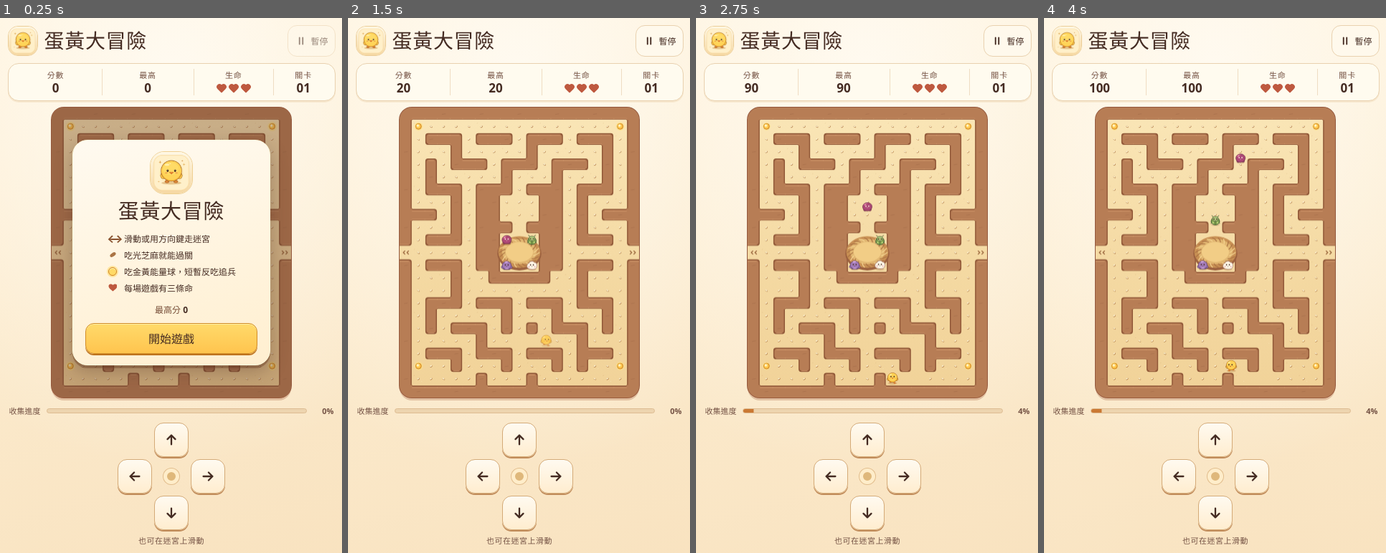
Above: before the commit, frames 1-4 (left to right).
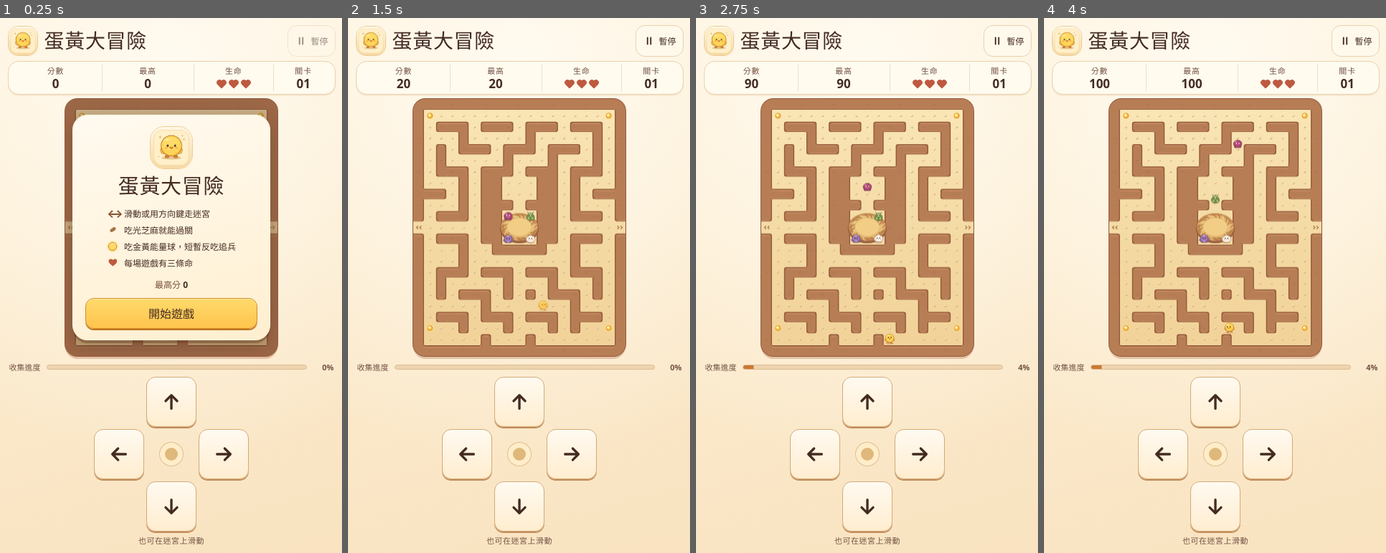
Above: after the commit, the same moments.

Repository: vicjazz01-jpg/yolk-maze
Game: browser game, page index.html
Same seed, same stepped clock (60 frames per second), same inputs: the game is played once before the commit and once after it.
Inputs:
- Up to frame 1 (0.25 s): no input
- Up to frame 2 (1.5 s): click "開始遊戲" at 0.27 s; hold Right from 1.03 s (still down); tap Z at 1.1 s
- Up to frame 3 (2.75 s): release Right at 1.53 s; hold Down 1.58-1.85 s; tap Z at 1.6, 2.1, 2.6 s; hold Left 1.9-2.47 s; hold Up from 2.52 s (still down)
- Up to frame 4 (4 s): release Up at 2.82 s; hold Right 2.87-3.53 s; tap Z at 3.1, 3.6 s; hold Up 3.58-3.82 s; hold Left from 3.87 s (still down)

The runs differ from the first frame. In frame 1, 30% of the frame differs, in the area x 2-99%, y 8-97%; in frame 2, 33%; in frame 3, 33%; in frame 4, 33%.

Commit message:
Enlarge the on-screen D-pad and refresh the home-screen app.
Direction buttons are now 96px on iPhone portrait, twice the previous size,
and the service worker uses network-first caching so a reopen can pick up
this update without reinstalling.

Diff:
--- a/css/style.css
+++ b/css/style.css
@@ -7,7 +7,7 @@
   --ink: #442b22;
   --muted: #745244;
   --line: #e9d1af;
-  --key-size: 48px;
+  --key-size: 96px;
 }
 
 * { box-sizing: border-box; }
@@ -54,7 +54,7 @@
 .game {
   display: grid;
   grid-template-rows: auto auto minmax(0, 1fr) auto auto;
-  gap: 9px;
+  gap: 6px;
   width: min(100%, 485px);
   height: 100vh;
   height: 100dvh;
@@ -107,8 +107,6 @@
 }
 
 .pause svg, .dpad svg {
-  width: 22px;
-  height: 22px;
   fill: none;
   stroke: currentColor;
   stroke-width: 2.5;
@@ -121,7 +119,7 @@
 .hud {
   display: grid;
   grid-template-columns: 1.15fr 1.15fr 1fr .75fr;
-  padding: 7px 2px;
+  padding: 4px 2px;
   border: 1px solid var(--line);
   border-radius: 15px;
   background: #fffbef;
@@ -133,7 +131,7 @@
   align-content: center;
   justify-items: center;
   min-width: 0;
-  min-height: 37px;
+  min-height: 34px;
   gap: 1px;
 }
 
@@ -382,19 +380,31 @@
 
 .controls {
   display: grid;
-  gap: 6px;
+  gap: 4px;
+  min-width: 0;
   justify-items: center;
   align-content: center;
 }
 
 .dpad {
-  display: grid;
-  grid-template-columns: repeat(3, var(--key-size));
-  grid-template-rows: repeat(3, var(--key-size));
+  --detail-size: calc(var(--key-size) * 22 / 48);
+  display: grid;
+  width: min(100%, calc(3 * var(--key-size) + 6px));
+  aspect-ratio: 1;
+  grid-template-columns: repeat(3, minmax(0, 1fr));
+  grid-template-rows: repeat(3, minmax(0, 1fr));
   gap: 3px;
 }
 
+.dpad svg, .pad-center {
+  width: min(var(--detail-size), 50%);
+  height: auto;
+  aspect-ratio: 1;
+}
+
 .dpad button {
+  width: 100%;
+  aspect-ratio: 1;
   padding: 0;
   border: 1px solid #d4aa77;
   border-radius: 13px;
@@ -415,9 +425,7 @@
 .pad-center {
   grid-area: 2 / 2;
   place-self: center;
-  width: 22px;
-  height: 22px;
-  border: 5px solid #ffedca;
+  border: calc(var(--key-size) * 5 / 48) solid #ffedca;
   border-radius: 50%;
   background: #dfb87b;
   box-shadow: 0 0 0 1px #e1bd8d;
@@ -425,9 +433,11 @@
 
 .hint { color: var(--muted); font-size: 11px; font-weight: 700; letter-spacing: .045em; }
 
+@media (max-height: 827px) {
+  :root { --key-size: clamp(48px, calc((100vh - 540px) / 3), 96px); }
+}
+
 @media (max-height: 740px) {
-  :root { --key-size: 44px; }
-  .game { gap: 7px; }
   .dialog { padding: 12px 14px; }
   .portrait { width: 48px; height: 48px; }
   .rules { margin-top: 7px; }
@@ -435,8 +445,14 @@
 }
 
 @media (max-height: 600px) {
+  :root { --key-size: clamp(44px, 16vh, 96px); }
   .game { gap: 5px; }
-  .dpad { grid-template-columns: repeat(4, 44px); grid-template-rows: 44px; }
+  .dpad {
+    width: min(100%, calc(4 * var(--key-size) + 9px));
+    aspect-ratio: auto;
+    grid-template-columns: repeat(4, minmax(0, 1fr));
+    grid-template-rows: auto;
+  }
   .dpad .left { grid-area: 1 / 1; }
   .dpad .up { grid-area: 1 / 2; }
   .dpad .down { grid-area: 1 / 3; }
--- a/index.html
+++ b/index.html
@@ -79,8 +79,16 @@
   </main>
   <script>
     if ("serviceWorker" in navigator && location.protocol !== "file:") {
+      let reloading = false;
+      navigator.serviceWorker.addEventListener("controllerchange", () => {
+        if (reloading) return;
+        reloading = true;
+        location.reload();
+      });
       addEventListener("load", () => {
-        navigator.serviceWorker.register("./service-worker.js").catch(() => {});
+        navigator.serviceWorker.register("./service-worker.js", { updateViaCache: "none" })
+          .then(registration => registration.update())
+          .catch(() => {});
       });
     }
   </script>
--- a/service-worker.js
+++ b/service-worker.js
@@ -2,7 +2,7 @@
 
 const scope = self.registration.scope;
 const prefix = `yolk-maze:${scope}:`;
-const cacheName = `${prefix}v1.0.0`;
+const cacheName = `${prefix}v1.1.0`;
 const assets = [
   "./",
   "./index.html",
@@ -10,7 +10,6 @@
   "./css/style.css",
   "./js/art.js",
   "./js/game.js",
-  "./service-worker.js",
   "./icons/apple-touch-icon.png",
   "./icons/icon-192.png",
   "./icons/icon-512.png"
@@ -42,8 +41,12 @@
   if (!appUrls.has(url.href)) return;
 
   event.respondWith((async () => {
-    const cache = await caches.open(cacheName);
-    const saved = await cache.match(url.href);
-    return saved || fetch(event.request);
+    const fresh = await fetch(event.request, { cache: "reload" }).catch(() => undefined);
+    const cache = await caches.open(cacheName).catch(() => undefined);
+    if (fresh?.ok) {
+      await cache?.put(url.href, fresh.clone()).catch(() => {});
+      return fresh;
+    }
+    return (await cache?.match(url.href)) || fresh || Response.error();
   })());
 });
